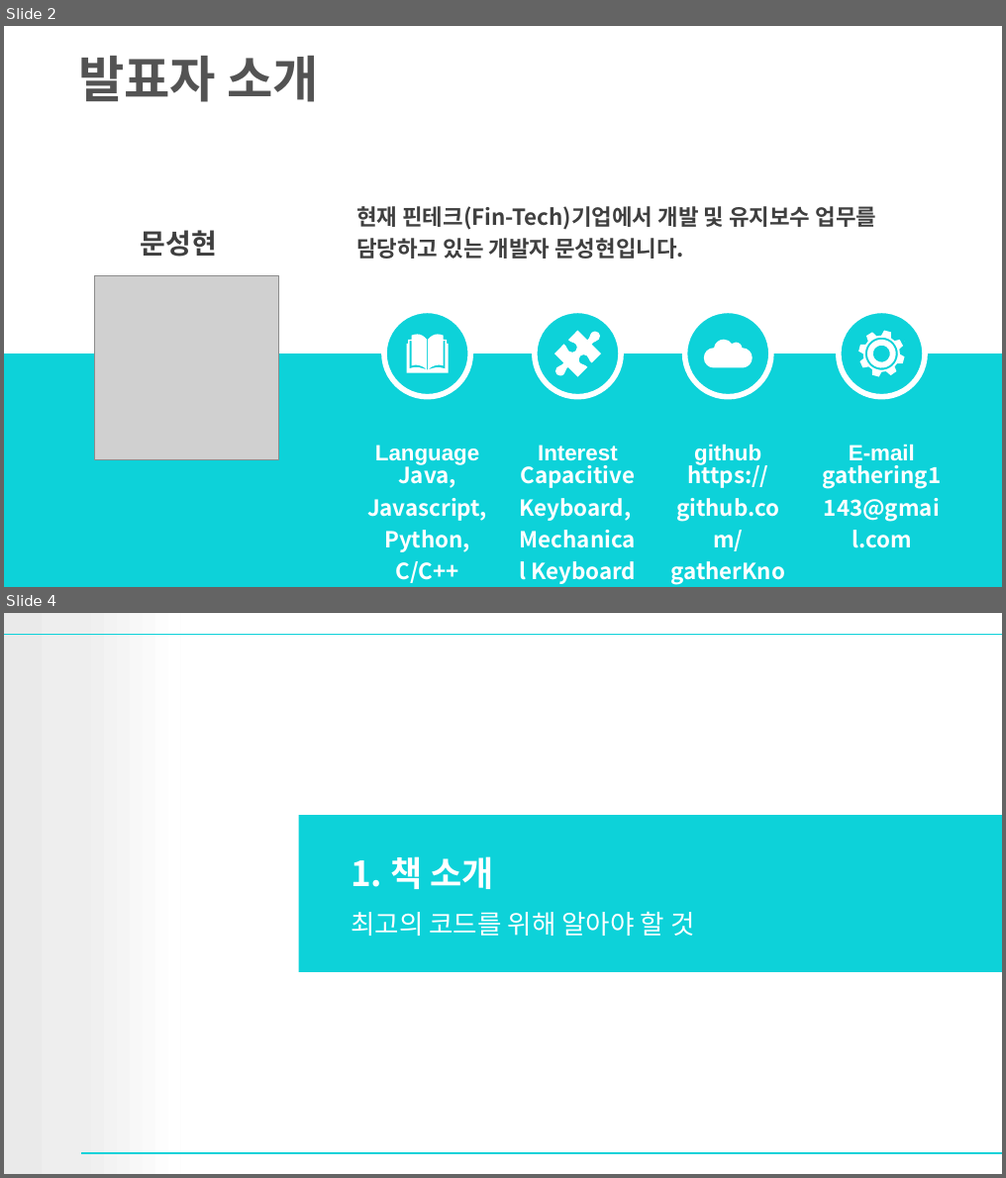
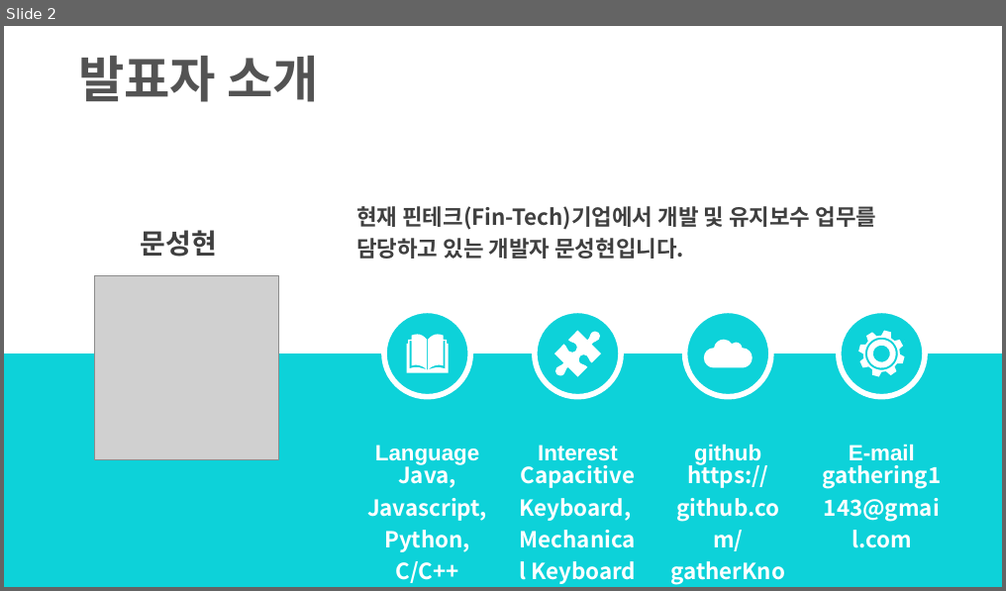
Before and after one commit to gatherKnowledge/Presentation, a slide deck: Kotlin/Kotlin.pptx. Shown one above the other, each under a label of ours: slides 2 and 4 before the commit, slide 2 after it; the slides between them are not shown. The pictures are 1006x1178 and 1006x591 pixels, drawn with LibreOffice and Linux fonts; fonts in the diff are those of the drawing; grey boxes stand for pictures; background and template pictures are left out. Boxes give left, top, right and bottom in pixels: in the first picture for what was removed or moved away, otherwise in the second. Text is boxed around its words. In the diff, an @@ line names an element or a change of style, - is before the commit and + after.

```diff
--- a/Kotlin/Kotlin.pptx
+++ b/Kotlin/Kotlin.pptx
@@ slide 4 removed at bbox=[4, 613, 1002, 1174], background #FFFFFF @@
@@ rectangle removed at bbox=[4, 613, 180, 1173] @@
@@ line removed from (4, 634) to (1002, 634) @@
@@ rectangle removed at bbox=[298, 816, 1002, 972] @@
@@ title removed at bbox=[350, 857, 493, 889] @@
-1. 책 소개
@@ text removed at bbox=[350, 911, 694, 936] @@
-최고의 코드를 위해 알아야 할 것
@@ line removed from (82, 1154) to (1002, 1154) @@
```
Also in this commit, not shown: 7 slides changed, 11 slides added, 1 other slide removed, 1 other file.
